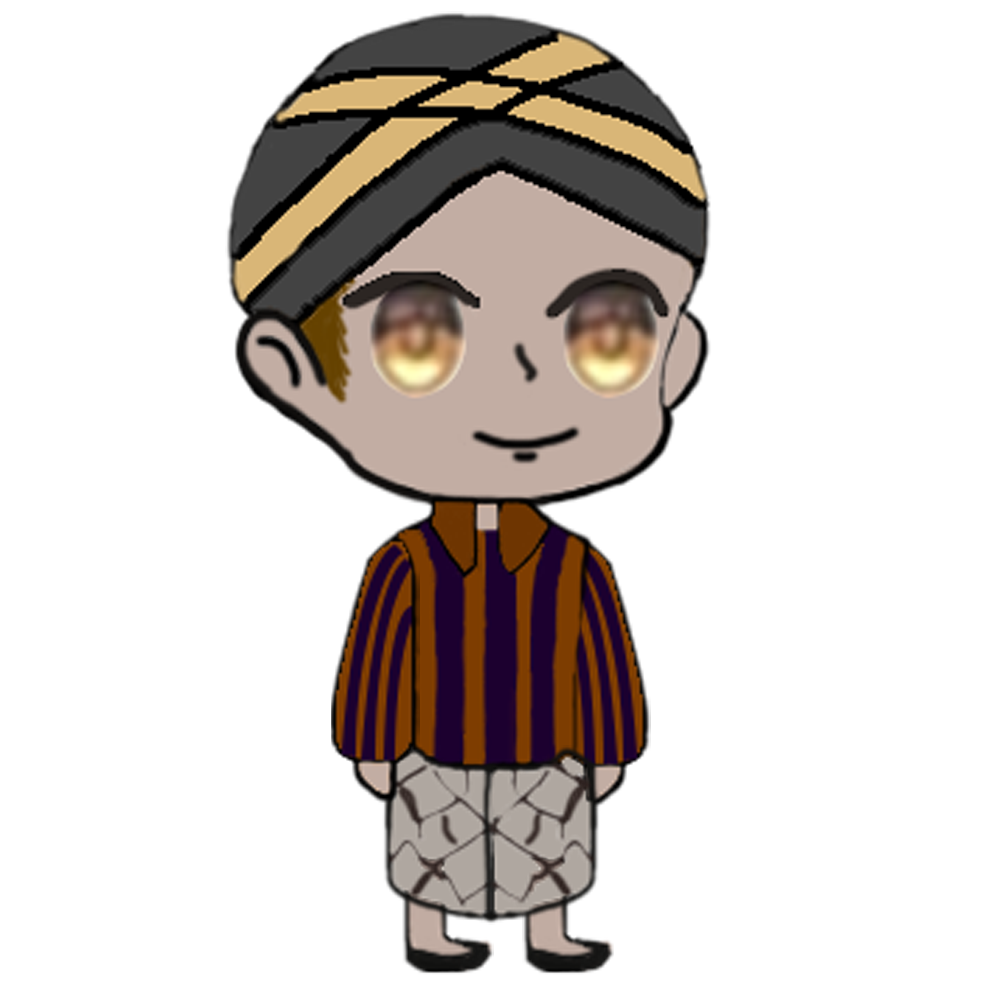
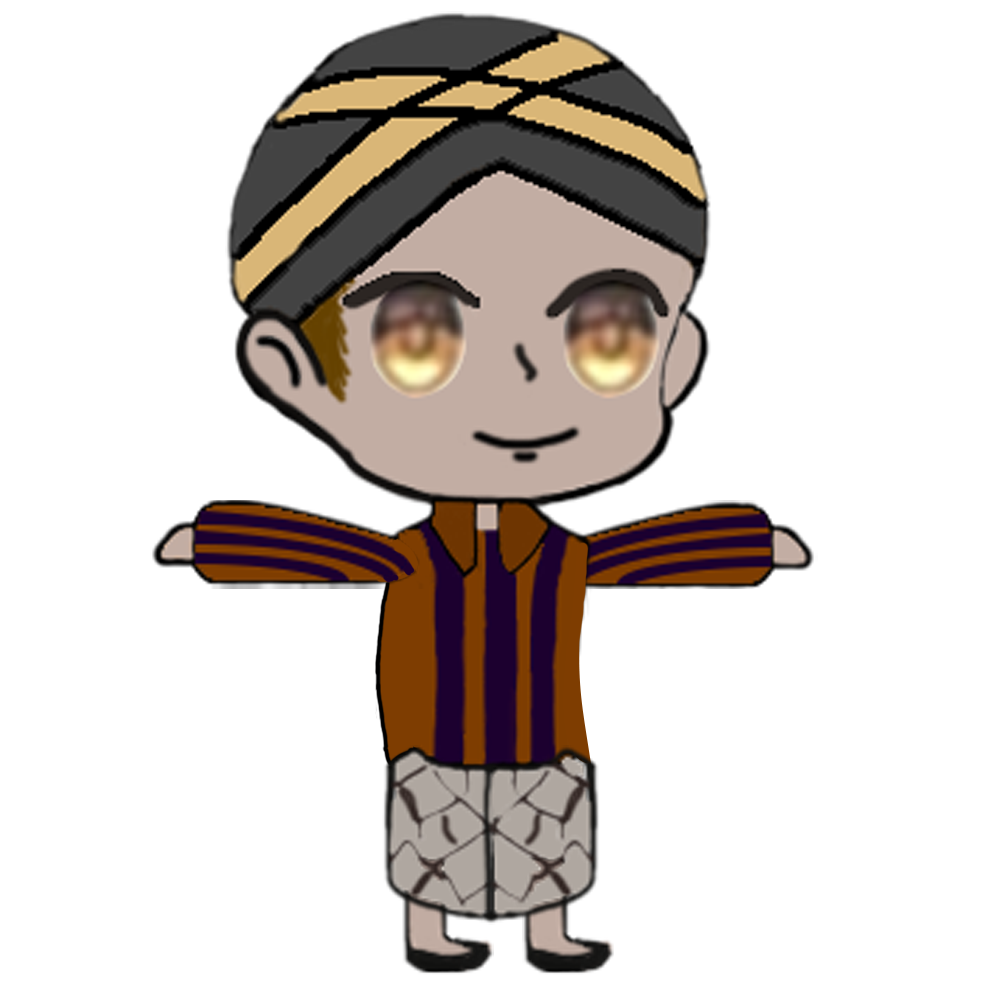
Layered file, before and after one edit (1000×1000). Changes by layer:
painted on "L-Hand" over [left=150, top=500, right=436, bottom=805]
painted on "Body" over [left=374, top=538, right=591, bottom=767]
painted on "R-Hand" over [left=561, top=500, right=818, bottom=807]
